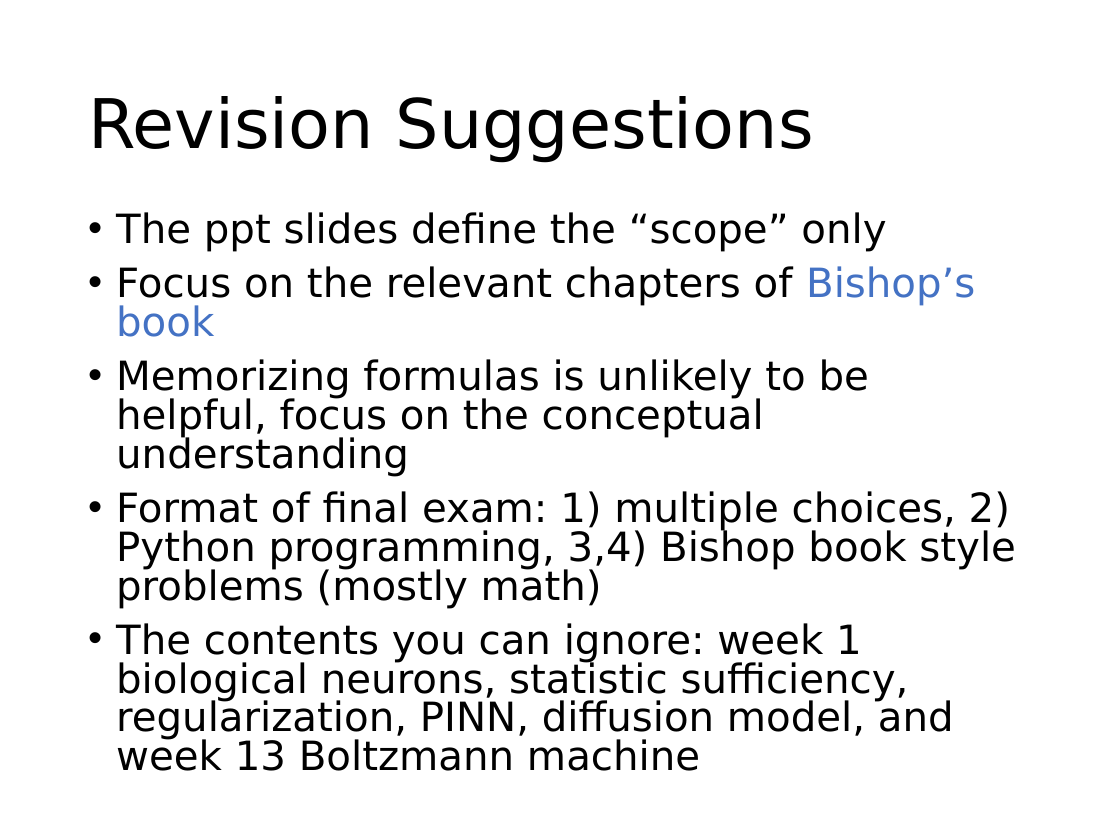
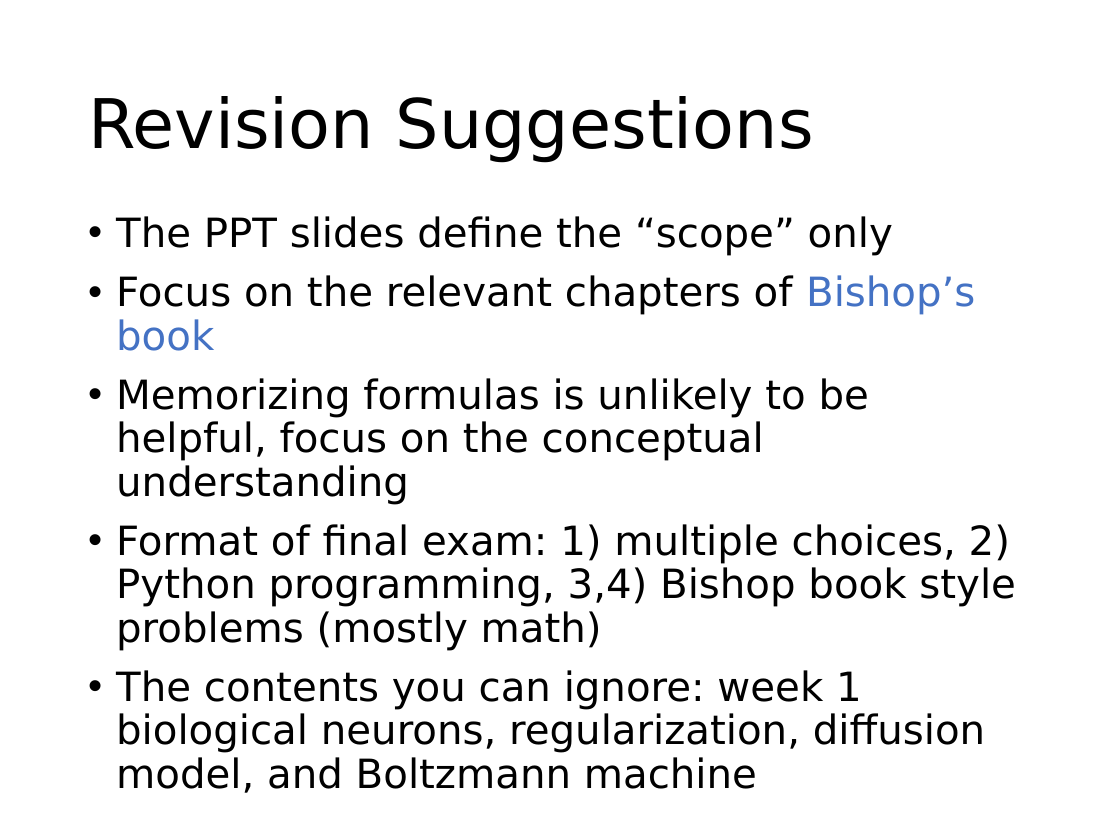
Before and after one commit to phywjs/phywjs.github.io, a slide deck: slide 14 of AIS5103/ML-slide-11.pptx (slide 13 before the commit). Drawn at 1120x840 pixels with LibreOffice and Linux fonts; fonts in the diff are those of the drawing. Boxes give left, top, right and bottom in pixels: in the first picture for what was removed or moved away, otherwise in the second. Text is boxed around its words. In the diff, an @@ line names an element or a change of style, - is before the commit and + after.

Commit message:
revision week 7

```diff
--- a/AIS5103/ML-slide-11.pptx
+++ b/AIS5103/ML-slide-11.pptx
@@ text at (x1=116, y1=216, x2=893, y2=256): text changed @@
-• The ppt slides define the “scope” only
+• The PPT slides define the “scope” only
@@ text at (x1=116, y1=275, x2=1016, y2=651): line spacing 0.8 to 0.9 @@
@@ text at (x1=116, y1=670, x2=985, y2=793): text changed @@
-• The contents you can ignore: week 1 biological neurons, statistic sufficiency, regularization, PINN, diffusion model, and week 13 Boltzmann machine
+• The contents you can ignore: week 1 biological neurons, regularization, diffusion model, and Boltzmann machine
```
Also in this commit, not shown: 6 other slides changed, 1 slide added, 3 other files.
